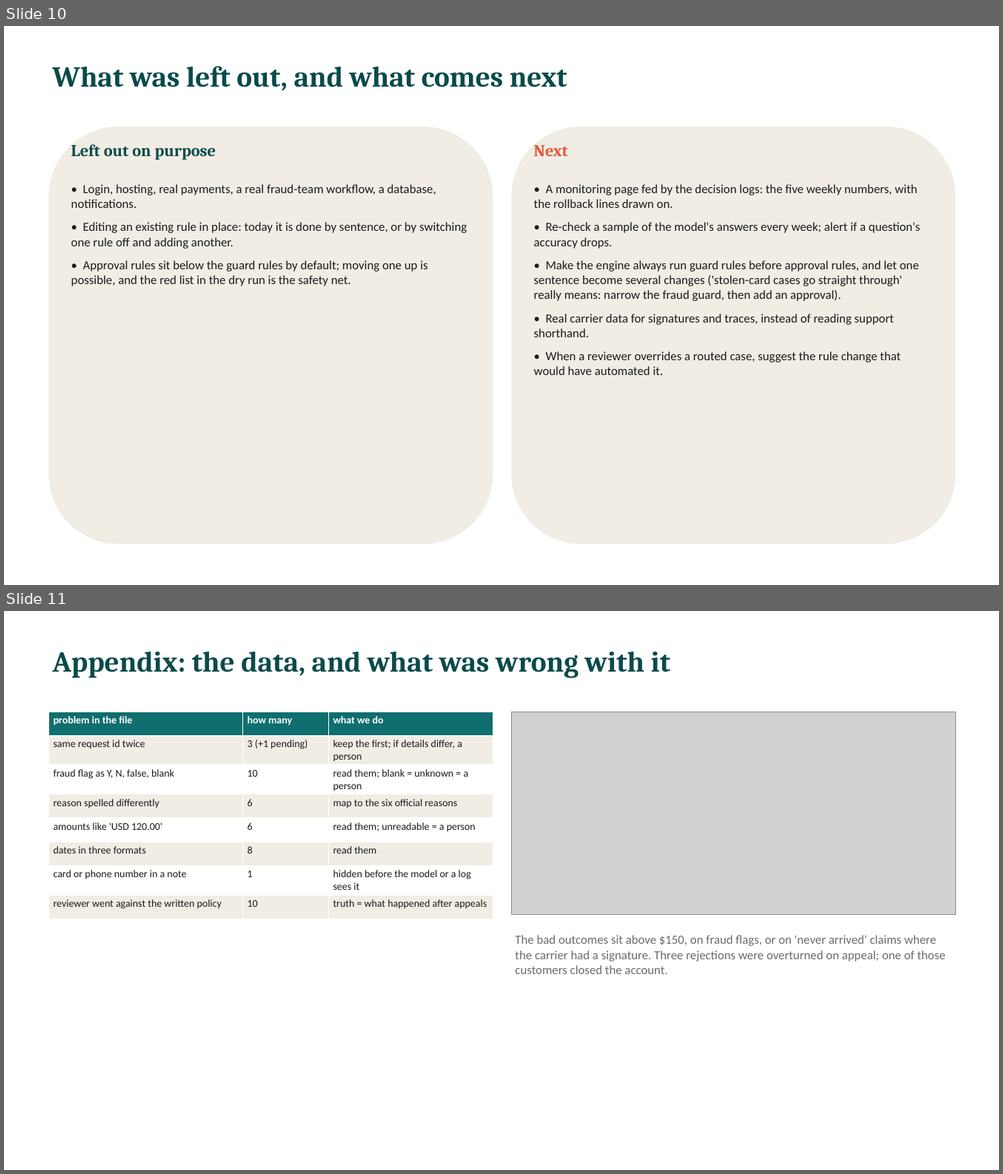
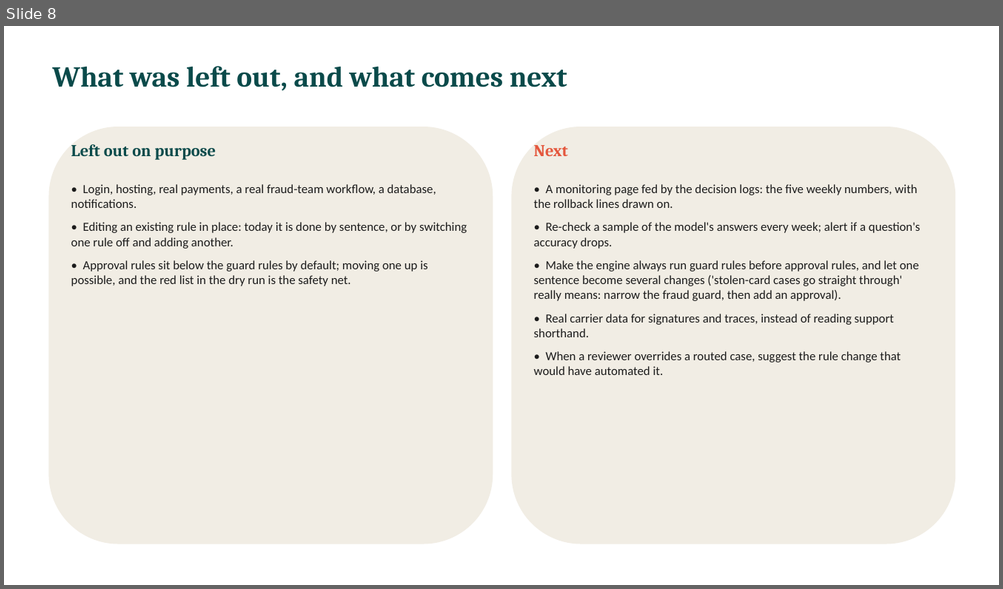
Before and after one commit to ormeiri444/refund-agent, a slide deck: docs/presentation.pptx. Shown one above the other, each under a label of ours: slides 10 and 11 before the commit, slide 8 after it. The pictures are 1003x1174 and 1003x589 pixels, drawn with LibreOffice and Linux fonts; fonts in the diff are those of the drawing; grey boxes stand for pictures. Boxes give left, top, right and bottom in pixels: in the first picture for what was removed or moved away, otherwise in the second. Text is boxed around its words. In the diff, an @@ line names an element or a change of style, - is before the commit and + after.

```diff
--- a/docs/presentation.pptx
+++ b/docs/presentation.pptx
@@ slide 11 removed at (x1=4, y1=611, x2=999, y2=1170), background #FFFFFF @@
@@ text removed at (x1=52, y1=651, x2=670, y2=678) @@
-Appendix: the data, and what was wrong with it
@@ table removed at (x1=48, y1=712, x2=492, y2=912), 8 rows, 3 columns @@
-problem in the file | how many | what we do
-same request id twice | 3 (+1 pending) | keep the first; if details differ, a person
-fraud flag as Y, N, false, blank | 10 | read them; blank = unknown = a person
-reason spelled differently | 6 | map to the six official reasons
-amounts like 'USD 120.00' | 6 | read them; unreadable = a person
-dates in three formats | 8 | read them
-card or phone number in a note | 1 | hidden before the model or a log sees it
-reviewer went against the written policy | 10 | truth = what happened after appeals
@@ picture removed at (x1=512, y1=712, x2=956, y2=915) @@
@@ text removed at (x1=515, y1=935, x2=945, y2=974) @@
-The bad outcomes sit above $150, on fraud flags, or on 'never arrived' claims where the carrier had a signature. Three rejections were overturned on appeal; one of those customers closed the account.
@@ what was slide 10 is now slide 8 @@
```
Also in this commit, not shown: 1 slide changed, 2 slides added, 4 other slides removed, 1 other file.
